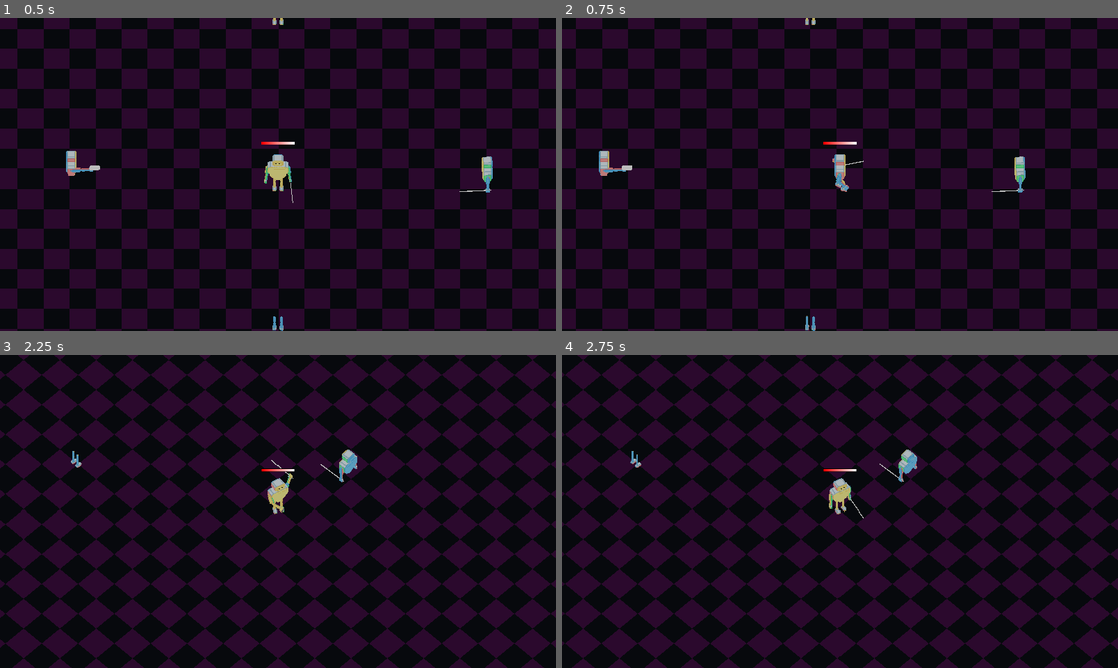
Above: before the commit, frames 1-4 (two rows, left to right).
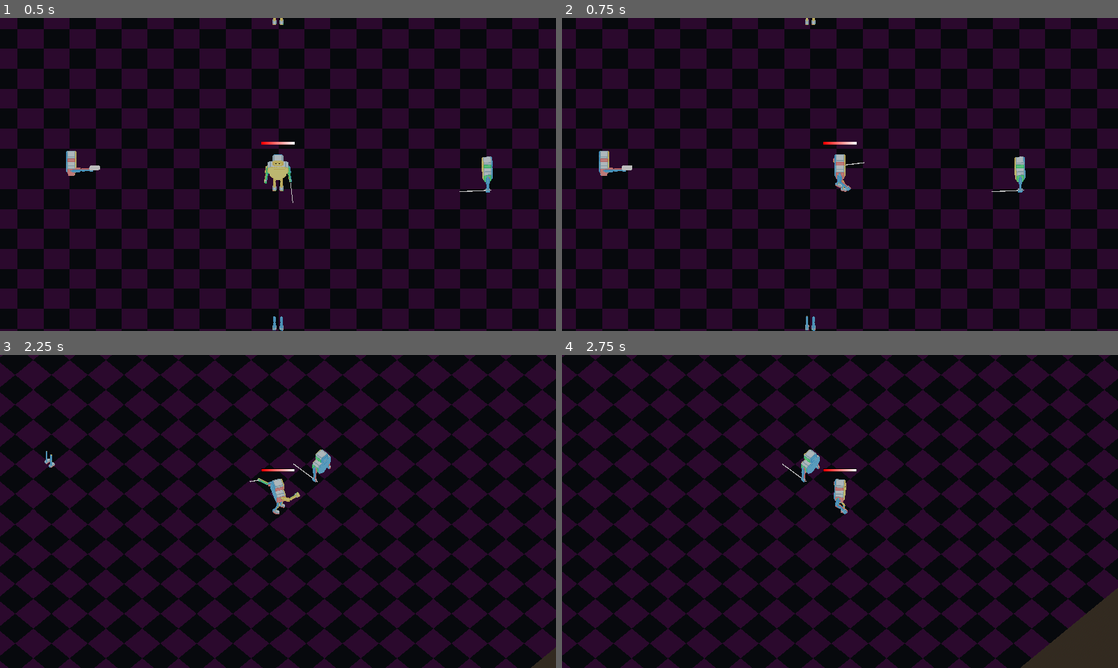
Above: after the commit, the same moments.

Repository: markguinn/kitbash-toy-clash
Game: Godot game, scene res://levels/dev/proto2.tscn
Same seed, same stepped clock (60 frames per second), same inputs: the game is played once before the commit and once after it.
Inputs:
- Up to frame 1 (0.5 s): no input
- Up to frame 2 (0.75 s): tap Enter at 0.5 s; hold Right (right) from 0.53 s (still down); hold Z (attack1) from 0.53 s (still down)
- Up to frame 3 (2.25 s): release Right (right) at 1.28 s; release Z (attack1) at 1.28 s; hold S (down) 1.28-2.03 s; tap Tab (switch_cam) at 1.35 s; hold Right (right) from 2.03 s (still down); hold Z (attack1) from 2.03 s (still down)
- Up to frame 4 (2.75 s): keep holding Right (right); keep holding Z (attack1)

Frame 1 is identical in both runs. In frame 2, less than 0.1% of the frame differs, in the area x 48-55%, y 44-56%; in frame 3, 40%; in frame 4, 46%, in the area x 0-100%, y 0-100%.

Commit message:
use a blend tree to allow walking and firing at the same time

Diff:
--- a/common/body_part.gd
+++ b/common/body_part.gd
@@ -64,6 +64,16 @@
 	return null
 
 
+func _get_animation_tree() -> AnimationTree:
+	var p: Node3D = get_parent()
+	while p:
+		var ap = p.get_node_or_null("AnimationTree")
+		if ap:
+			return ap
+		p = p.get_parent()
+	return null
+
+
 func replace_with_body_part(src_part: BodyPart) -> void:
 	var host: Node3D = get_parent()
 	var src_player: AnimationPlayer = src_part._get_animation_player()
@@ -74,6 +84,11 @@
 	var dest_anim_root: Node = dest_player.get_node(dest_player.root_node)
 	var dest_part_path: NodePath = dest_anim_root.get_path_to(dest_part)
 	Log.debug(self, "Swapping", src_part, "for", dest_part, "player=", dest_player, "src path=", src_part_path, "dest path=", dest_part_path)
+
+	var anim_tree: AnimationTree = _get_animation_tree()
+	var attack_oneshot: AnimationNodeOneShot
+	if anim_tree and anim_tree.tree_root is AnimationNodeBlendTree:
+		attack_oneshot = anim_tree.tree_root.get_node(&"attack")
 
 	# make a copy of the library because we're going to make destructive edits
 	var dest_al: AnimationLibrary = dest_player.get_animation_library("").duplicate_deep()
@@ -106,6 +121,8 @@
 			if remove:
 				Log.debug(self, "Animation", anim_name, "removing track", i - 1, "for dest", np.get_concatenated_names())
 				dest_anim.remove_track(i - 1)
+				if attack_oneshot:
+					attack_oneshot.set_filter_path(np, false)
 
 		for i in range(src_anim.get_track_count()):
 			var np: NodePath = src_anim.track_get_path(i)
@@ -119,6 +136,10 @@
 			if add:
 				Log.debug(self, "Animation", anim_name, "adding track", i, "for src", np.get_concatenated_names())
 				src_anim.copy_track(i, dest_anim)
+				if attack_oneshot and src_part.stats.attack_cooldown > 0:
+					attack_oneshot.set_filter_path(np, true)
+					Log.debug(self, "Animation", anim_name, "filtering attack track", i, "for src", np.get_concatenated_names())
+
 				#var new_idx := dest_anim.get_track_count() - 1
 				#dest_anim.track_set_path(new_idx, dest_part_path)
 				# TODO: if we hit this case where the parts aren't 1 for 1, we'll need this
--- a/common/body_part_container.gd
+++ b/common/body_part_container.gd
@@ -74,17 +74,17 @@
 # TODO: let each body part specify if it stops movement on attack
 # TODO: don't do this if no body parts have an attack
 func _on_attack_start(_dir: Vector3) -> void:
-	can_move = false
 	last_attack_at = Now.msec
 
 
 func _on_attack_end(_dir: Vector3) -> void:
-	can_move = true
+	pass
 
 
 func _calc_stats() -> void:
 	stats = base_stats.duplicate(true)
 	stats.merge(parts)
+
 
 func _on_parts_changed(old_part: BodyPart, new_part: BodyPart) -> void:
 	Log.debug(self, host.name, "Parts changed. old", old_part.name, "new", new_part.name)
--- a/common/hit_box.gd
+++ b/common/hit_box.gd
@@ -7,17 +7,18 @@
 @export var damage := 1.0
 @export var host: Node3D
 
+
 func _ready() -> void:
 	if not host:
 		host = get_parent_node_3d()
 
 
 func enable() -> void:
-	monitorable = true
+	set_deferred("monitorable", true)
 
 
 func disable() -> void:
-	monitorable = false
+	set_deferred("monitorable", false)
 
 
 func is_enabled() -> bool:
--- a/enemies/big_enemy/big_enemy.tscn
+++ b/enemies/big_enemy/big_enemy.tscn
@@ -16,7 +16,6 @@
 viewport_path = NodePath("HealthBar/the/health")
 
 [node name="BigEnemy" unique_id=1807322689 instance=ExtResource("1_2wib7")]
-take_damage_from_causing_it = 0.0
 
 [node name="Body" type="MeshInstance3D" parent="." index="0" unique_id=560195625]
 transform = Transform3D(1, 0, 0, 0, 1, 0, 0, 0, 1, 0, 1.5, 0)
--- a/enemies/big_enemy/big_enemy_spawner.tscn
+++ b/enemies/big_enemy/big_enemy_spawner.tscn
@@ -17,6 +17,9 @@
 [sub_resource type="SphereShape3D" id="SphereShape3D_ylolo"]
 radius = 4.5
 
+[sub_resource type="ViewportTexture" id="ViewportTexture_n0k87"]
+viewport_path = NodePath("HealthBar/the/health")
+
 [node name="BigEnemySpawner" unique_id=1330096657 instance=ExtResource("1_fmq5e")]
 enemy_type = ExtResource("2_l7w4n")
 
@@ -26,9 +29,15 @@
 [node name="CollisionShape3D" parent="." index="1" unique_id=723521642]
 shape = SubResource("SphereShape3D_n0k87")
 
-[node name="CollisionShape3D" parent="HurtBox" parent_id_path=PackedInt32Array(149782567) index="0" unique_id=911874032]
+[node name="HurtBox" parent="." index="2" unique_id=149782567]
+transform = Transform3D(1, 0, 0, 0, 1, 0, 0, 0, 1, 0, 3, 0)
+
+[node name="CollisionShape3D" parent="HurtBox" index="0" unique_id=911874032]
 shape = SubResource("SphereShape3D_ylolo")
 
 [node name="Life" parent="." index="3" unique_id=2033270747]
 starting_hp = 10.0
 armor = 1.2
+
+[node name="the" parent="HealthBar" parent_id_path=PackedInt32Array(749490317) index="0" unique_id=1753161793]
+texture = SubResource("ViewportTexture_n0k87")
--- a/player/generic_temp/temp_body_2.tscn
+++ b/player/generic_temp/temp_body_2.tscn
@@ -14,7 +14,7 @@
 
 [sub_resource type="Resource" id="Resource_nflsb"]
 script = ExtResource("6_xnjbx")
-move_speed = 30.0
+move_speed = 20.0
 min_collider_height = 3.0
 metadata/_custom_type_script = "uid://dwctbgtrj80mq"
 
--- a/player/player.gd
+++ b/player/player.gd
@@ -9,6 +9,7 @@
 
 var is_attacking := false
 var is_walking := false
+var walk_blend_tween: Tween
 
 @onready var hurt_box: HurtBox = $HurtBox
 @onready var life: Life = $Life
@@ -26,13 +27,15 @@
 @onready var body_mesh: Node3D = $Body
 @onready var body_root: BodyPartContainer = $Body/root
 @onready var animation_player: AnimationPlayer = $Body/AnimationPlayer
+@onready var animation_tree: AnimationTree = $AnimationTree
 
 @onready var collision_shape_3d: CollisionShape3D = $CollisionShape3D
 
 
 func _ready() -> void:
 	_set_cam(0)
-	animation_player.play(&"idle")
+	animation_tree.active = true
+	animation_tree["parameters/moving/blend_amount"] = 0.0
 
 
 func _vec2_to_vec3(dir: Vector2) -> Vector3:
@@ -65,8 +68,16 @@
 	return dir.rotated(-compensation)
 
 
+func _tween_walk_blend(val: float) -> void:
+	if walk_blend_tween and walk_blend_tween.is_running():
+		walk_blend_tween.stop()
+	walk_blend_tween = create_tween()
+	walk_blend_tween.tween_property(animation_tree, "parameters/moving/blend_amount", val, 0.2)
+
+
 func _physics_process(delta: float) -> void:
 	var dir := _get_input_dir()
+
 	if dir.length() > 0.0 and body_root.can_move:
 		var walk_dir := _vec2_to_vec3(dir)
 		var next_rot := _fix_angle(dir.angle())
@@ -74,22 +85,25 @@
 		if not is_equal_approx(target_rot, next_rot):
 			body_root.change_direction.emit(walk_dir)
 		target_rot = next_rot
-		if animation_player.current_animation == "idle":
-			animation_player.play("walk", 0.2)
+		if not is_walking:
+			_tween_walk_blend(1.0)
 			body_root.walk_start.emit(walk_dir)
 			is_walking = true
 	else:
 		velocity = Vector3.ZERO
 		target_rot = body_mesh.rotation.y
-		is_walking = false
-		if animation_player.current_animation == "walk":
-			animation_player.play("idle", 0.2)
+		if is_walking:
+			_tween_walk_blend(0.0)
 			body_root.walk_end.emit(cur_dir)
+			is_walking = false
+
 	if !is_equal_approx(body_mesh.rotation.y, target_rot):
 		body_mesh.rotation.y = rotate_toward(body_mesh.rotation.y, target_rot, delta * PI * 2.0 / rotation_speed)
 		cur_dir = _angle_to_vec3(body_mesh.rotation.y)
+
 	if not is_on_floor():
 		velocity.y = -10.0
+
 	move_and_slide()
 
 
@@ -102,14 +116,11 @@
 
 func _attack() -> void:
 	is_attacking = true
-	if animation_player.current_animation == &"attack":
-		animation_player.stop()
-	animation_player.play(&"attack")
+	animation_tree.set("parameters/attack/request", AnimationNodeOneShot.ONE_SHOT_REQUEST_FIRE)
 	body_root.attack_start.emit(cur_dir)
 	await animation_player.animation_finished
 	body_root.attack_end.emit(cur_dir)
 	is_attacking = false
-	animation_player.play(&"idle", 0.2)
 
 
 func _on_health_drip() -> void:
--- a/player/player.tscn
+++ b/player/player.tscn
@@ -30,6 +30,38 @@
 gradient = SubResource("Gradient_rgyib")
 width = 78
 height = 6
+
+[sub_resource type="AnimationNodeAnimation" id="AnimationNodeAnimation_yw30f"]
+animation = &"walk"
+
+[sub_resource type="AnimationNodeAnimation" id="AnimationNodeAnimation_qjkh3"]
+animation = &"attack"
+
+[sub_resource type="AnimationNodeAnimation" id="AnimationNodeAnimation_g6k8r"]
+animation = &"idle"
+
+[sub_resource type="AnimationNodeOneShot" id="AnimationNodeOneShot_yw30f"]
+filter_enabled = true
+filters = ["root/torso", "root/torso/left_arm", "root/torso/left_arm/left_arm2", "root/torso/right_arm", "root/torso/right_arm/right_arm2"]
+fadein_time = 0.1
+fadeout_time = 0.1
+
+[sub_resource type="AnimationNodeBlend2" id="AnimationNodeBlend2_rgyib"]
+
+[sub_resource type="AnimationNodeBlendTree" id="AnimationNodeBlendTree_yw30f"]
+graph_offset = Vector2(-347.00623, 7.070385)
+nodes/output/position = Vector2(720, 90)
+nodes/Animation/node = SubResource("AnimationNodeAnimation_g6k8r")
+nodes/Animation/position = Vector2(-310, 140)
+"nodes/Animation 2/node" = SubResource("AnimationNodeAnimation_yw30f")
+"nodes/Animation 2/position" = Vector2(-130, 260)
+"nodes/Animation 3/node" = SubResource("AnimationNodeAnimation_qjkh3")
+"nodes/Animation 3/position" = Vector2(270, 260)
+nodes/moving/node = SubResource("AnimationNodeBlend2_rgyib")
+nodes/moving/position = Vector2(90, 110)
+nodes/attack/node = SubResource("AnimationNodeOneShot_yw30f")
+nodes/attack/position = Vector2(500, 80)
+node_connections = [&"output", 0, &"attack", &"moving", 0, &"Animation", &"moving", 1, &"Animation 2", &"attack", 0, &"moving", &"attack", 1, &"Animation 3"]
 
 [node name="Player" type="CharacterBody3D" unique_id=1653260376 groups=["player"]]
 collision_layer = 2
@@ -83,5 +115,53 @@
 [node name="Body" parent="." unique_id=1797291781 instance=ExtResource("5_qjkh3")]
 transform = Transform3D(1, 0, 0, 0, 1, 0, 0, 0, 1, 0, 2, 0)
 
+[node name="torso" parent="Body/root" parent_id_path=PackedInt32Array(1797291781, 1682393043) index="0" unique_id=698833126]
+transform = Transform3D(1, 0, 0, 0, 1, 0, 0, 0, 1, 0, 1.1669251, 0)
+
+[node name="left_arm" parent="Body/root/torso" index="2" unique_id=2040636637]
+transform = Transform3D(0.13623223, 0.122226804, -0.98310804, -0.99067414, 0.019163676, -0.13489813, 0.0023517963, 0.9923172, 0.123697646, 0.9375, 0.0625, 0)
+
+[node name="left_arm2" parent="Body/root/torso/left_arm" index="1" unique_id=1538851636]
+transform = Transform3D(0.99232256, 0.12367663, 0, -0.12367663, 0.99232256, 0, 0, 0, 1, 0.875, 0, 0)
+
+[node name="right_arm" parent="Body/root/torso" index="3" unique_id=1196472177]
+transform = Transform3D(0.1362041, 3.775772e-08, -0.9906808, 0.9906808, -4.3304034e-08, 0.1362041, -3.775772e-08, -1, -4.3304034e-08, -0.9375, 0.0625, 0)
+
+[node name="right_arm2" parent="Body/root/torso/right_arm" index="1" unique_id=72985260]
+transform = Transform3D(0.99232256, -0.12367663, 0, 0.12367663, 0.99232256, 0, 0, 0, 1, -0.875, 0, 0)
+
+[node name="legs" parent="Body/root" parent_id_path=PackedInt32Array(1797291781, 1682393043) index="1" unique_id=1059167167]
+transform = Transform3D(1, 0, 0, 0, 1, 0, 0, 0, 1, 0, -0.041537467, 0)
+
+[node name="left_leg" parent="Body/root/legs" index="0" unique_id=707082117]
+transform = Transform3D(1, 0, 0, 0, 0.9841141, 0.17753705, 0, -0.17753705, 0.9841141, 0.3125, 0, 0)
+
+[node name="left_shin" parent="Body/root/legs/left_leg" index="1" unique_id=247408340]
+transform = Transform3D(1, 0, 0, 0, 0.9400623, -0.3410028, 0, 0.3410028, 0.9400623, 0, -0.8125, 0)
+
+[node name="left_foot" parent="Body/root/legs/left_leg/left_shin" index="1" unique_id=1977854222]
+transform = Transform3D(1, 0, 0, 0, 0.9841141, 0.17753705, 0, -0.17753705, 0.9841141, 0, -0.9375, 0)
+
+[node name="right_leg" parent="Body/root/legs" index="1" unique_id=694382133]
+transform = Transform3D(1, 0, 0, 0, 0.9841141, 0.17753705, 0, -0.17753705, 0.9841141, -0.3125, 0, 0)
+
+[node name="right_shin" parent="Body/root/legs/right_leg" index="1" unique_id=1601666836]
+transform = Transform3D(1, 0, 0, 0, 0.9400623, -0.3410028, 0, 0.3410028, 0.9400623, 0, -0.8125, 0)
+
+[node name="right_foot" parent="Body/root/legs/right_leg/right_shin" index="1" unique_id=588957280]
+transform = Transform3D(1, 0, 0, 0, 0.9841141, 0.17753705, 0, -0.17753705, 0.9841141, 0, -0.9375, 0)
+
+[node name="AnimationTree" type="AnimationTree" parent="." unique_id=695912119]
+root_node = NodePath("../Body")
+tree_root = SubResource("AnimationNodeBlendTree_yw30f")
+advance_expression_base_node = NodePath("..")
+anim_player = NodePath("../Body/AnimationPlayer")
+parameters/moving/blend_amount = 0.0
+parameters/attack/active = false
+parameters/attack/internal_active = false
+parameters/attack/request = 0
+
 [connection signal="dead" from="Life" to="." method="_on_dead"]
 [connection signal="timeout" from="HealthDripTimer" to="." method="_on_health_drip"]
+
+[editable path="Body"]
Not shown: 2 places in levels/dev/proto2.tscn that only renumber resources
